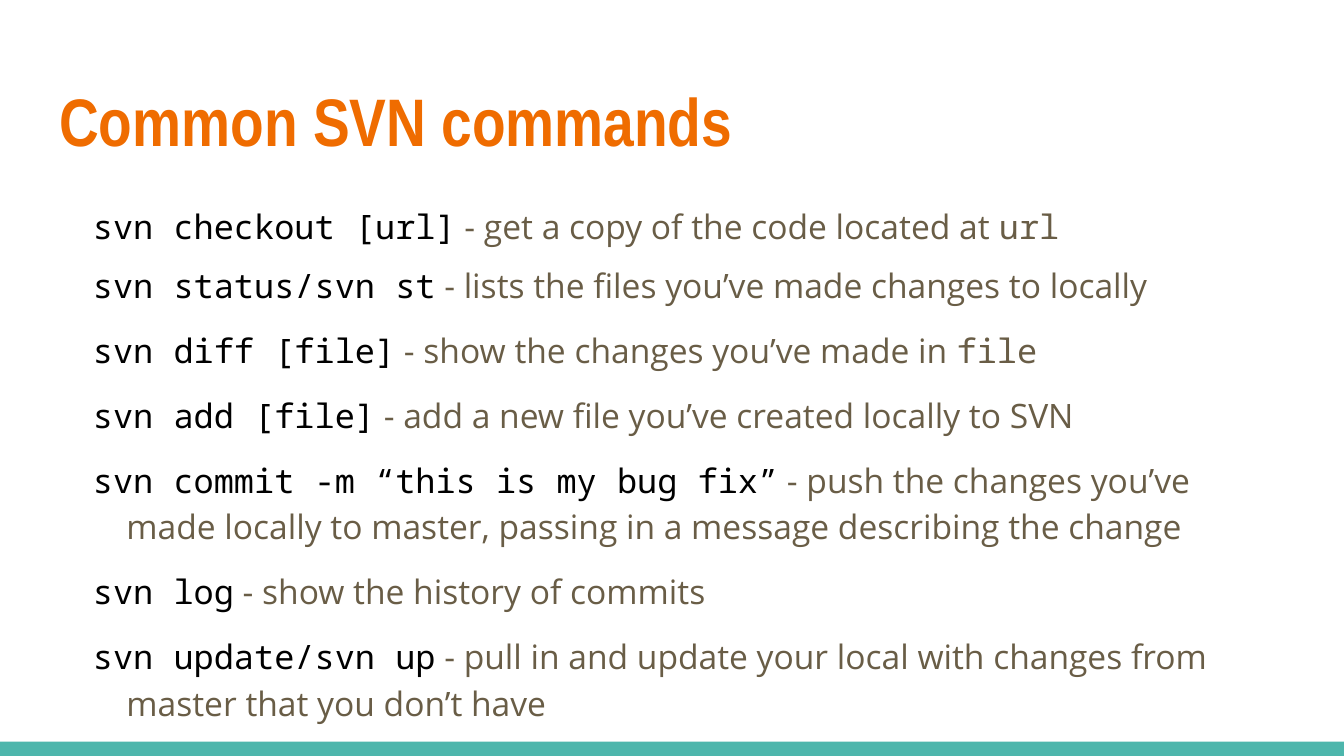
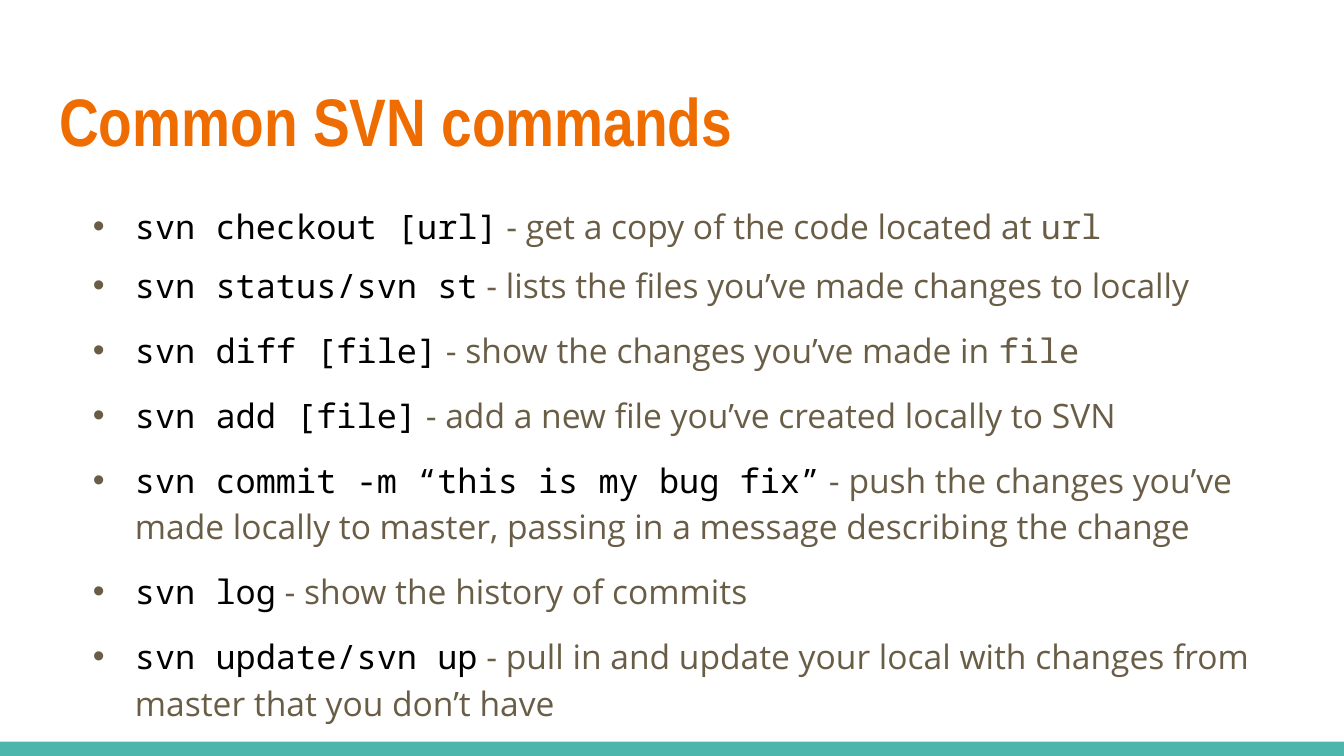
Before and after one commit to linkedin/high-school-trainee, a slide deck: slide 9 of Curriculum/Week_1/Lectures/1.2_Git_and_SVN_optional.pptx. Drawn at 1344x756 pixels with LibreOffice and Linux fonts; fonts in the diff are those of the drawing. Boxes give left, top, right and bottom in pixels: in the first picture for what was removed or moved away, otherwise in the second. Text is boxed around its words. In the diff, an @@ line names an element or a change of style, - is before the commit and + after.

```diff
--- a/Curriculum/Week_1/Lectures/1.2_Git_and_SVN_optional.pptx
+++ b/Curriculum/Week_1/Lectures/1.2_Git_and_SVN_optional.pptx
@@ text "svn checkout [url] - get ..." at [135, 213, 1249, 677]: bullet none to • @@
```
Also in this commit, not shown: 3 other slides changed, 1 other file.
